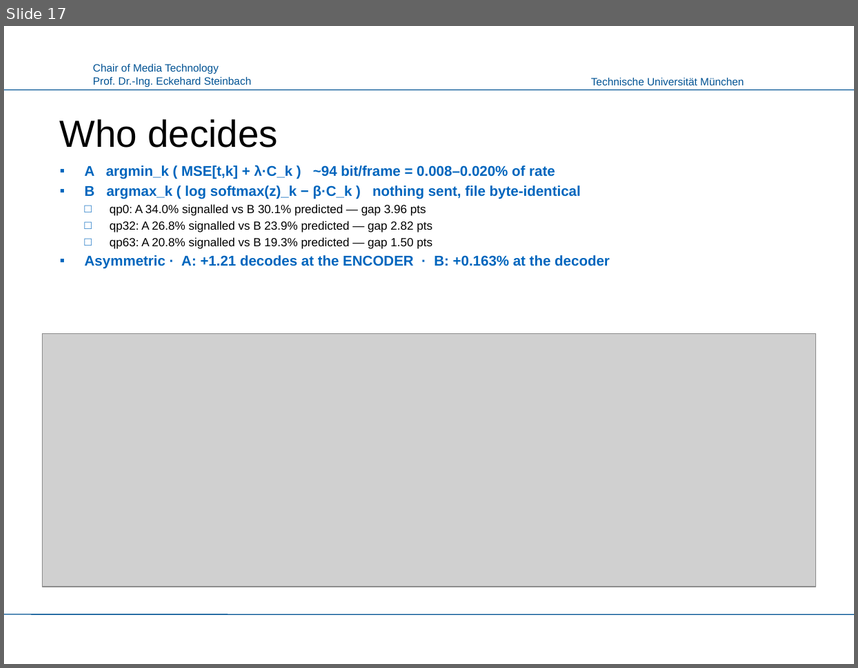
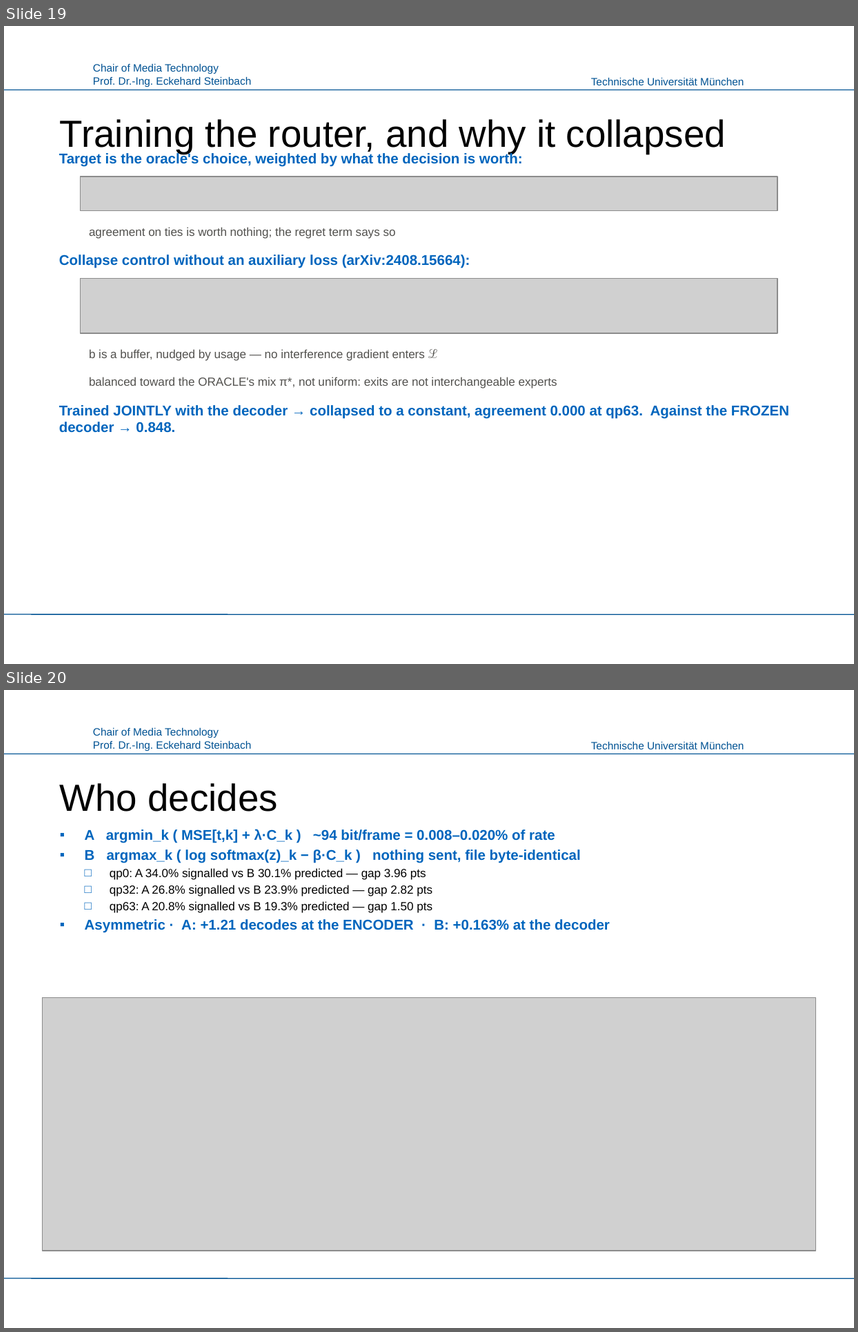
Before and after one commit to canerim/FLEX-FLOP, a slide deck: paper/FLEX-UF_LMT.pptx. Shown one above the other, each under a label of ours: slide 17 before the commit, slides 19 and 20 after it. The pictures are 858x668 and 858x1332 pixels, drawn with LibreOffice and Linux fonts; fonts in the diff are those of the drawing; grey boxes stand for pictures; background and template pictures are left out. Boxes give left, top, right and bottom in pixels: in the first picture for what was removed or moved away, otherwise in the second. Text is boxed around its words. In the diff, an @@ line names an element or a change of style, - is before the commit and + after.

Commit message:
Router mathematics, typeset; deck to 26 slides; PDF alongside
python-pptx has no equation support, so 'argmin_k' written into a text box
is a transcription of a formula, not one. scripts/formula.py renders through
matplotlib's mathtext -- the same typesetting rules LaTeX uses -- and the
result drops into a slide as a picture, cached on a hash so rebuilds are
free.

Three slides carry the routing argument as mathematics:

- the allocation problem and its Lagrangian relaxation, which is what makes
  it decouple over tiles at all;
- the two ways to obtain D[t,k]: measured against the source at the encoder,
  or predicted at the decoder from the stem, the latent and the entropy
  scales -- with beta standing in for lambda on a different scale, trading
  log-likelihood against cost rather than distortion against cost;
- the router's objective (cost-sensitive CE to the oracle plus regret) and
  the loss-free balancing bias, nudged by usage toward the ORACLE's mix
  rather than toward uniform, because these exits are not interchangeable
  experts.

mathtext rejects \le, \bigl, \tfrac and \underbrace; each was replaced
rather than left to fail silently at build time. Textbox paragraphs inherit
the layout alignment, so the prose came out right-aligned and reading as
captions drifting off their equations -- set to LEFT explicitly.

PDF regenerated from the pptx via LibreOffice and committed beside it.

```diff
--- a/paper/FLEX-UF_LMT.pptx
+++ b/paper/FLEX-UF_LMT.pptx
@@ slide 19 added at (4,26,854,664), background #FFFFFF; not listed: 4 template elements that a slide beside it also shows @@
@@ title added at (60,119,726,154), 32 pt, text #000000 @@
+Training the router, and why it collapsed
@@ text added at (59,152,523,167), 12 pt, text #0065BD, bold @@
+Target is the oracle's choice, weighted by what the decision is worth:
@@ picture added at (81,176,777,210) @@
@@ text added at (89,227,396,239), 10 pt, text #52514E @@
+agreement on ties is worth nothing; the regret term says so
@@ text added at (59,254,470,268), 12 pt, text #0065BD, bold @@
+Collapse control without an auxiliary loss (arXiv:2408.15664):
@@ picture added at (81,279,777,333) @@
@@ text added at (89,349,437,361), 10 pt, text #52514E @@
+b is a buffer, nudged by usage — no interference gradient enters ℒ
@@ text added at (89,377,557,388), 10 pt, text #52514E @@
+balanced toward the ORACLE's mix π*, not uniform: exits are not interchangeable experts
@@ text added at (59,405,789,432), 12 pt, text #0065BD, bold @@
+Trained JOINTLY with the decoder → collapsed to a constant, agreement 0.000 at qp63. Against the FROZEN decoder → 0.848.
@@ what was slide 17 is now slide 20 @@
```
Also in this commit, not shown: 1 slide changed, 2 other slides added, 17 other files.
